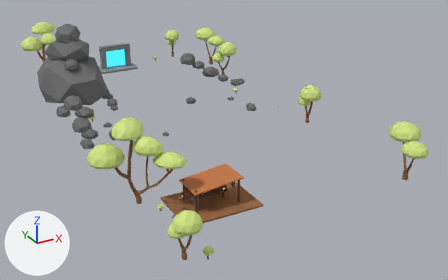
A saved change to the Blender file RedFortress2/MultiPassRendering/res/model/base/base_decor.blend.
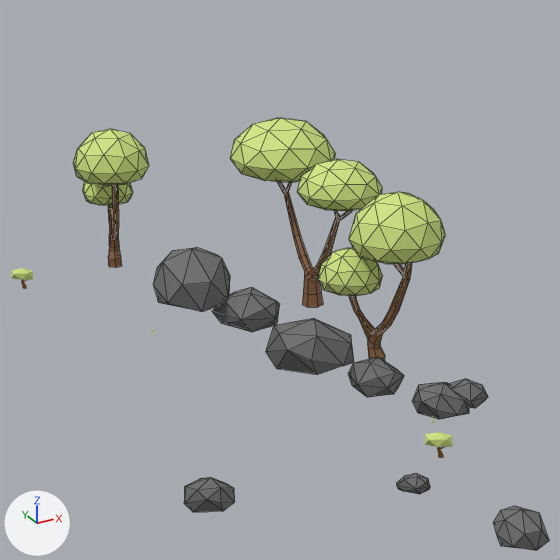
Each version appears first whole from a 50 mm lens placed at (-31.0, -66.2, 29.5), pointed at (3.1, -4.2, -1.5), and next in a close-up on the part from 34% to 58% of the width and 2% to 40% of the height. The lights are fixed; the arrows at lower left show +X, +Y and +Z. The last two pictures show the newer version. The close-ups show mesh edges as thin lines.

Names of what the first close-up shows: 'ClimbRockHillEastA_0', 'ClimbRockHillEastB_0', 'ClimbRockHillEastC_0', 'ClimbRockHillEastD_0', 'ClimbRockHillEastE_0', 'HillRockEast_0', 'PondRockE1_0', 'PondRockNorth_0', 'TreeHillEastA_0', 'TreeHillEastB_0', 'TreePortalEast_0' and 3 more.
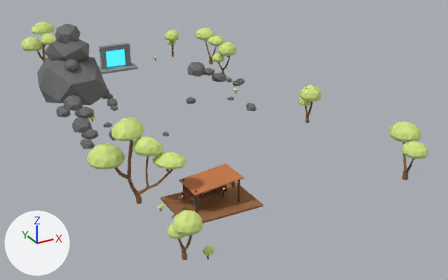
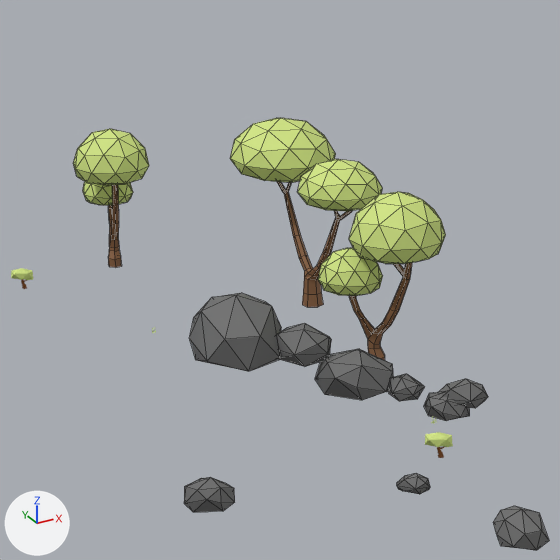
Boxes (x1, y1, x2, y2) around the edits, measured in the close-ups (560 x 560 px):
'ClimbRockHillEastE_0', moved, rescaled (19% wider, 20% taller): before (153, 247, 230, 312); after (189, 293, 281, 371)
'ClimbRockHillEastC_0', moved, rescaled (10% narrower, 10% shorter): before (266, 318, 354, 375); after (315, 349, 394, 400)
'ClimbRockHillEastD_0', moved, rescaled: before (212, 287, 280, 332); after (276, 323, 331, 366)
'ClimbRockHillEastB_0', moved, rescaled (33% narrower, 32% shorter): before (348, 357, 404, 397); after (388, 374, 425, 401)
'ClimbRockHillEastA_0', moved, rescaled (18% narrower, 21% shorter): before (413, 382, 469, 419); after (424, 392, 470, 421)

What changed in the scene script:
```text
Change ob_climbrockhilleasta_0:
    ob_climbrockhilleasta_0.location: (12.4, 9.2, 0.3) -> (12.6, 9.2, 0.18)
    ob_climbrockhilleasta_0.scale: (0.62, 0.62, 0.62) -> (0.5, 0.5, 0.5)
Change ob_climbrockhilleastb_0:
    ob_climbrockhilleastb_0.location: (11.0, 10.6, 0.85) -> (11.7, 10.1, 0.67)
    ob_climbrockhilleastb_0.scale: (1.0, 1.0, 1.0) -> (0.68, 0.68, 0.68)
Change ob_climbrockhilleastc_0:
    ob_climbrockhilleastc_0.location: (9.8, 12.2, 1.28) -> (10.7, 11.15, 0.65)
    ob_climbrockhilleastc_0.scale: (0.95, 0.95, 0.95) -> (0.86, 0.86, 0.86)
Change ob_climbrockhilleastd_0:
    ob_climbrockhilleastd_0.location: (8.6, 13.8, 2.29) -> (9.55, 12.35, 1.51)
    ob_climbrockhilleastd_0.scale: (1.1, 1.1, 1.1) -> (1.06, 1.06, 1.06)
Change ob_climbrockhilleaste_0:
    ob_climbrockhilleaste_0.location: (7.6, 15.2, 2.76) -> (8.25, 13.7, 1.38)
    ob_climbrockhilleaste_0.scale: (1.05, 1.05, 1.05) -> (1.26, 1.26, 1.26)
```
